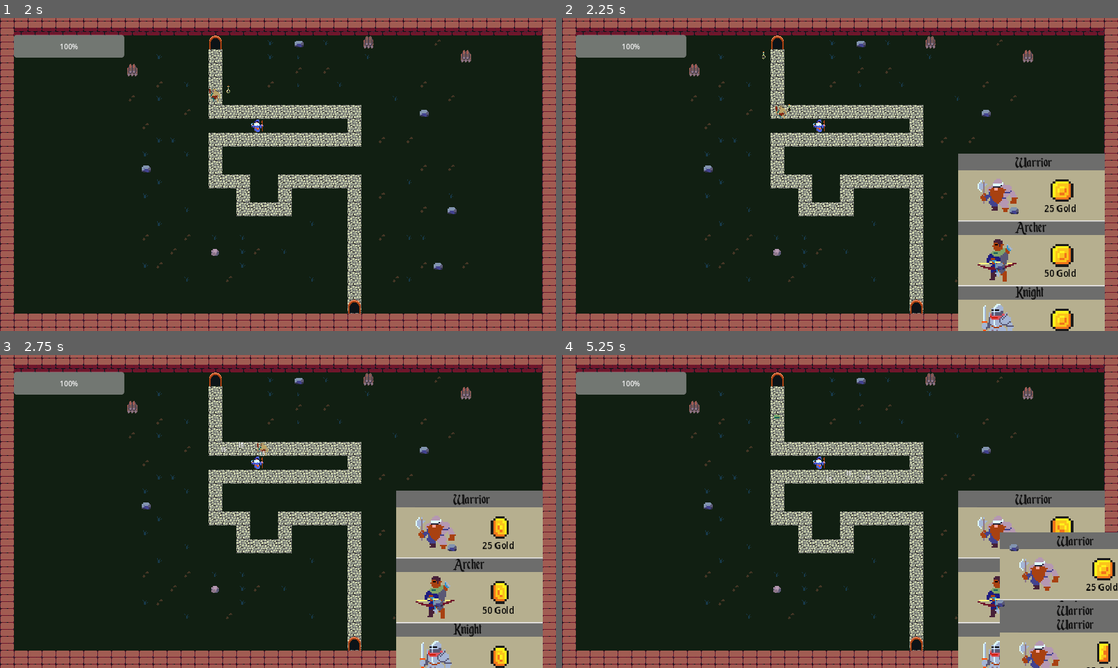
Above: before the commit, frames 1-4 (two rows, left to right).
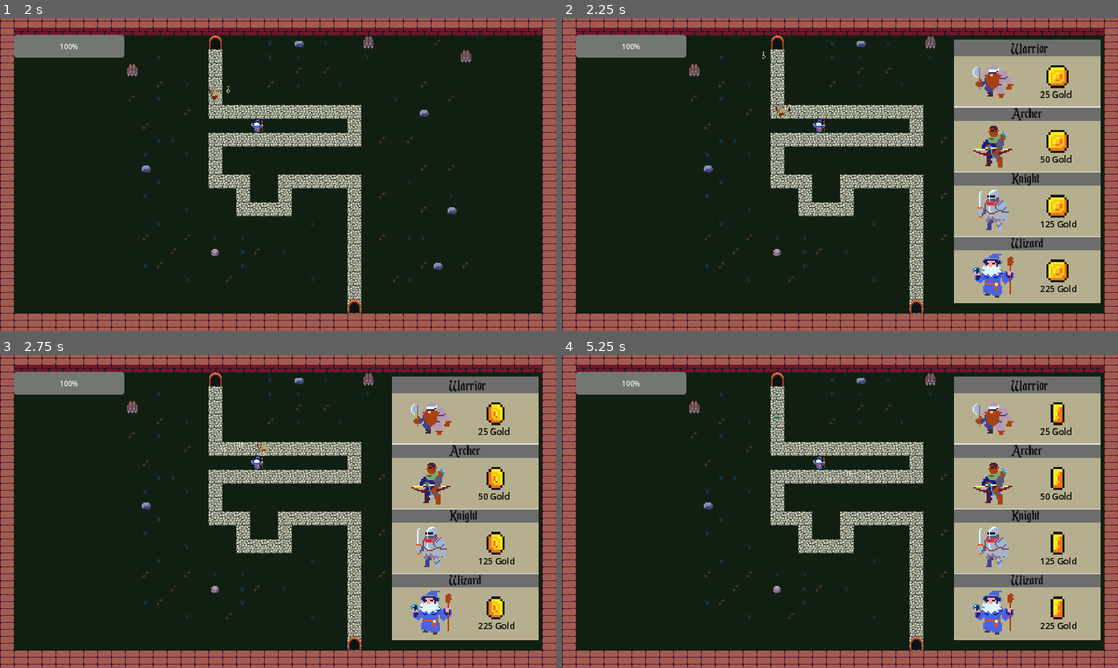
Above: after the commit, the same moments.

Repository: WizardsNStuff/tower-defense
Game: Godot game, scene res://menus-and-interfaces/main_menu/Main_Menu.tscn
Same seed, same stepped clock (60 frames per second), same inputs: the game is played once before the commit and once after it.
Inputs (mouse positions are in pixels of both pictures, inside the frame that each line leads up to; where the layout moved, square brackets give the same spot in the first picture):
- Up to frame 1 (2 s): click (38, 161) at 0.5 s; click (50, 174) at 1.25 s
- Up to frame 2 (2.25 s): move the mouse to (962, 158) at 2.02 s; click (962, 158) at 2.17 s
- Up to frame 3 (2.75 s): no input
- Up to frame 4 (5.25 s): click (995, 417) [995, 533] at 2.75 s; click (995, 596) at 3.52 s; click (995, 661) at 4.27 s; click (995, 611) at 5.02 s

Frame 1 is identical in both runs. In frame 2, 20% of the frame differs, in the area x 70-98%, y 6-100%; in frame 3, 20%; in frame 4, 22%, in the area x 70-100%, y 6-100%.

Commit message:
shop appears on right side of screen

Diff:
--- a/Music/background_music.gd
+++ b/Music/background_music.gd
@@ -7,7 +7,7 @@
 
 
 # Called every frame. 'delta' is the elapsed time since the previous frame.
-func _process(delta: float) -> void:
+func _process(_delta: float) -> void:
 	pass
 
 
--- a/enemy_spawner.gd
+++ b/enemy_spawner.gd
@@ -31,6 +31,6 @@
 func _on_spawn_timer_timeout() -> void:
 	pass # spawn timer finished, spawn again
 
-func _physics_process(delta: float) -> void:
+func _physics_process(_delta: float) -> void:
 	if spawn_timer.is_stopped():
 		spawn_enemy()
--- a/grid_system.gd
+++ b/grid_system.gd
@@ -7,7 +7,7 @@
 
 
 # Called every frame. 'delta' is the elapsed time since the previous frame.
-func _process(delta: float) -> void:
+func _process(_delta: float) -> void:
 	pass
 
 
@@ -15,16 +15,31 @@
 	if event is InputEventMouseButton and event.button_index == MOUSE_BUTTON_LEFT and event.pressed:
 
 		# mouse position relative to the cells (size of the tilemap)
-		var local_mouse_pos = get_local_mouse_position()
+		#var local_mouse_pos = get_local_mouse_position()
 
 		# get a vector for the tile that was clicked
-		var clicked_tile = self.local_to_map(local_mouse_pos)
+		#var clicked_tile = self.local_to_map(local_mouse_pos)
 
 		# add 1 to x so we can spawn the menu to the right of the clicked tile
 		#clicked_tile.x += 1
 
-		var shop_instace = preload("res://menus-and-interfaces/tower_shop/tower_shop.tscn").instantiate()
-		shop_instace.position = self.map_to_local(clicked_tile)
-		add_child(shop_instace)
+		var shop_instance = preload("res://menus-and-interfaces/tower_shop/tower_shop.tscn").instantiate()
 
-		print(clicked_tile)
+		# add shop_hud as child of root
+		get_tree().current_scene.add_child(shop_instance)
+
+		# get width and height of hud
+		var hud_color_rect = shop_instance.get_node("ScrollContainer").get_node("ColorRect")
+		var hud_width = hud_color_rect.get_rect().size.x
+		var hud_height = hud_color_rect.get_rect().size.y
+
+		# get size of window
+		var viewport_size = get_viewport().get_visible_rect().size
+
+		var right_margin = 40
+		var top_margin = 50
+		var hud_position_x = (viewport_size.x / 2) - hud_width - right_margin
+		var hud_position_y = -1 * (viewport_size.y / 2) + top_margin
+
+		# mvoe shop to correct position
+		shop_instance.position = Vector2(hud_position_x, hud_position_y)
--- a/level_1.gd
+++ b/level_1.gd
@@ -6,5 +6,5 @@
 	BackgroundMusic.music = "res://Music/LevelMusic.wav"
 
 # Called every frame. 'delta' is the elapsed time since the previous frame.
-func _process(delta: float) -> void:
+func _process(_delta: float) -> void:
 	pass
--- a/menus-and-interfaces/tower_shop/tower_shop.tscn
+++ b/menus-and-interfaces/tower_shop/tower_shop.tscn
@@ -122,6 +122,7 @@
 offset_bottom = 606.0
 
 [node name="ColorRect" type="ColorRect" parent="ScrollContainer"]
+z_index = 5
 layout_mode = 2
 size_flags_horizontal = 3
 size_flags_vertical = 3
